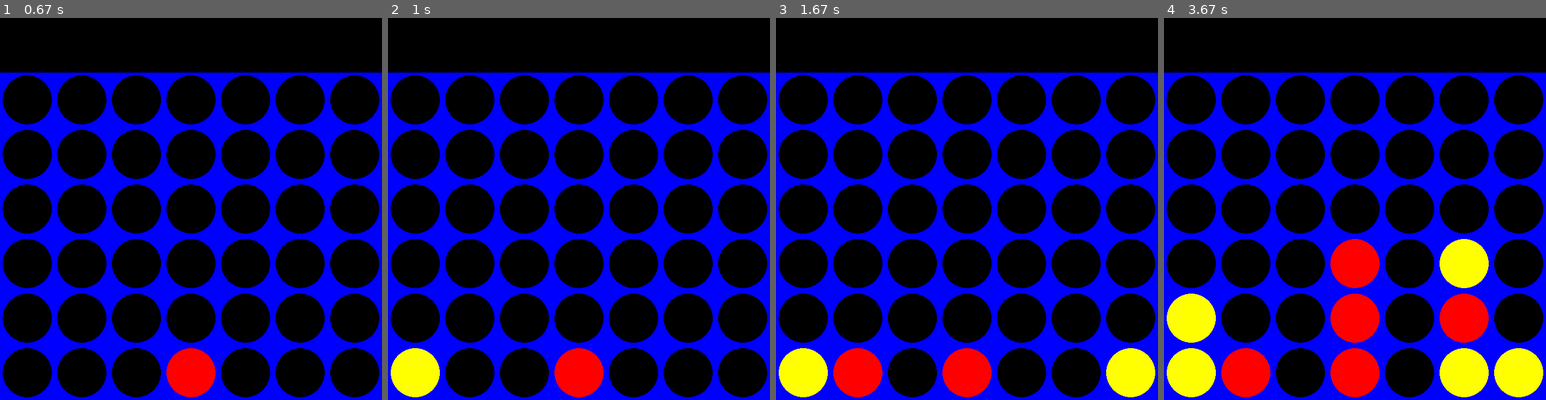
Above: before the commit, frames 1-4 (left to right).
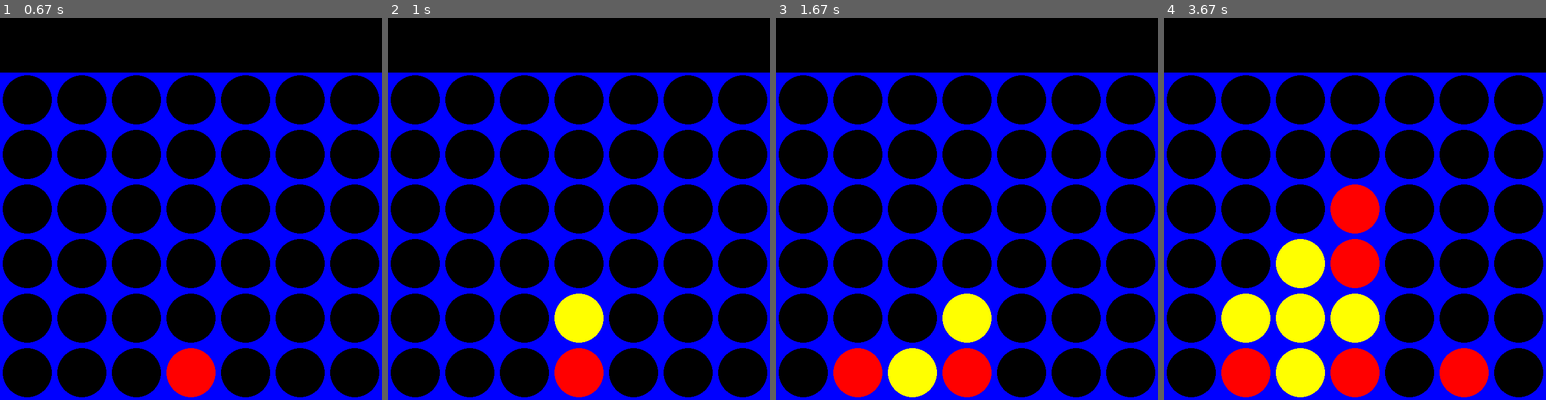
Above: after the commit, the same moments.

Repository: alexsousa024/Connect4
Game: pygame game, started from Jogo.py
Same seed, same stepped clock (60 frames per second), same inputs: the game is played once before the commit and once after it.
Inputs (mouse positions are in pixels of both pictures, inside the frame that each line leads up to):
- Up to frame 1 (0.67 s): click (191, 209) at 0.38 s
- Up to frame 2 (1 s): click (582, 235) at 0.72 s
- Up to frame 3 (1.67 s): click (848, 151) at 1.05 s; click (1108, 342) at 1.38 s
- Up to frame 4 (3.67 s): click (1362, 79) at 1.72 s; click (1335, 308) at 2.05 s; click (1343, 144) at 2.38 s; click (1301, 128) at 2.72 s; click (1454, 174) at 3.05 s; click (1473, 201) at 3.38 s

Frame 1 is identical in both runs. In frame 2, 2.6% of the frame differs, in the area x 0-57%, y 72-100%; in frame 3, 5.2%; in frame 4, 15%, in the area x 0-100%, y 43-100%.

Commit message:
Update Jogo.py

Diff:
--- a/Jogo.py
+++ b/Jogo.py
@@ -58,7 +58,7 @@
 
         for c in range(COL_COUNT):
             for r in range(ROW_COUNT - 3):
-                if self.board[r][c] == player and self.board[r+1][c] == player and self.board[r+2][c] and self.board[r+3][c] == player:
+                if self.board[r][c] == player and self.board[r+1][c] == player and self.board[r+2][c] == player and self.board[r+3][c] == player:
                     return True
 
         #Verificar diagonal com declive positivo
@@ -155,9 +155,9 @@
         for r in range(ROW_COUNT):
             for c in range(COL_COUNT):
                 if board[r][c] == player_1:  # Posição ocupada pelo jogador 1
-                    player_score -= board_score_matrix[r][c]
+                    player_score -= 10* board_score_matrix[r][c]
                 elif board[r][c] == player_2:  # Posição ocupada pelo jogador 2
-                    player_score += board_score_matrix[r][c]
+                    player_score += 10* board_score_matrix[r][c]
 
         return player_score
 
@@ -214,7 +214,7 @@
 
         current_score = final_heuristic_1(current_board.board,1,2)
 
-        print(current_score)
+        #print(current_score)
         if current_score > best_score:
             best_score = current_score
             best_move = move
@@ -224,18 +224,22 @@
 
         # Gera os sucessores do estado atual
         successors = generate_sucessors(current_board, player)
-        print(successors)
+        #print(successors)
+
+        i = 0
 
         for successor, succ_move in successors:
             # Calcula o custo heurístico para o sucessor
-            print(successor)
+            #print(successor)
+
             heuristic = final_heuristic_1(successor,1, player)
-            print(heuristic)
+            print(str(i) + " : " + str(heuristic))
+            i += 1
             # Adiciona o sucessor à lista aberta
             open_list.append((heuristic, successor, succ_move))
 
         # Ordena a lista pelo custo heurístico para garantir que o próximo estado a ser explorado é o de menor custo
-        open_list.sort(key=lambda x: x[0])
+        open_list.sort(key=lambda x: x[0], reverse = True)
         a,b,c = open_list.pop(0)
 
         return c
@@ -275,7 +279,8 @@
                 col2 = astar_algorithm(board,2)
                 print(col2)
                 if board.drop_pieces(2, col2):
-                    print(final_heuristic_1(board.board,1,2))
+                    heuristic_value = final_heuristic_1(board.board, 1, 2)
+                    print("heuristica final:", heuristic_value)
                     board.print_board()
                     if board.win(2):
                         print("Player 2 wins!")
